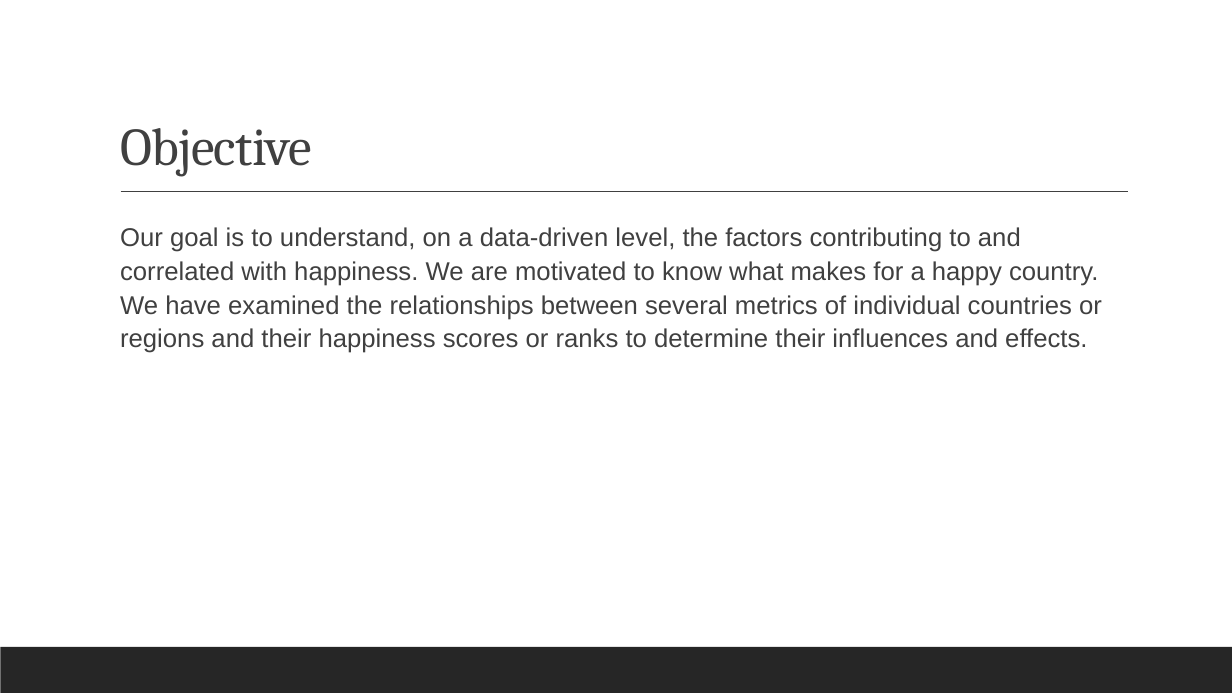
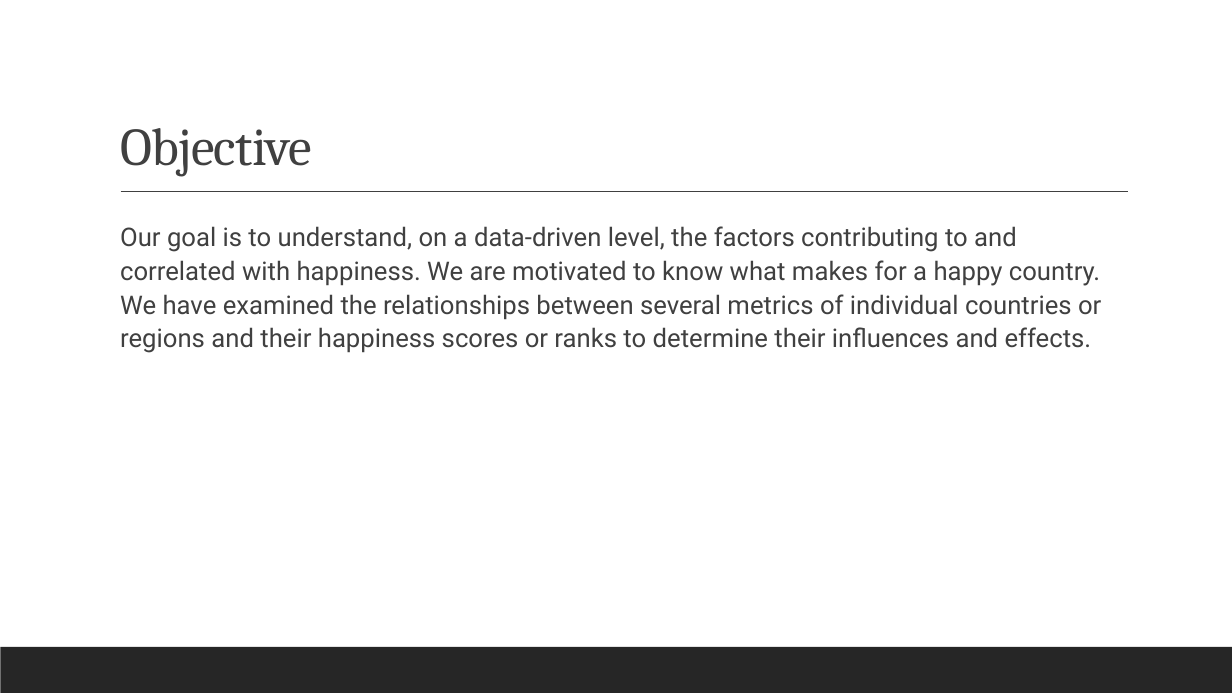
Before and after one commit to reginesgit/Factors-Contributing-to-a-Countrys-Happiness, a slide deck: slide 3 of Anaconda_Results_Presentation.pptx. Drawn at 1232x693 pixels with LibreOffice and Linux fonts; fonts in the diff are those of the drawing. Boxes give left, top, right and bottom in pixels: in the first picture for what was removed or moved away, otherwise in the second. Text is boxed around its words. In the diff, an @@ line names an element or a change of style, - is before the commit and + after.

```diff
--- a/Anaconda_Results_Presentation.pptx
+++ b/Anaconda_Results_Presentation.pptx
@@ text "Our goal is to understand, ..." at (x1=120, y1=226, x2=1101, y2=353): font Arial to Roboto @@
```
Also in this commit, not shown: 5 other slides changed, 1 other file.
